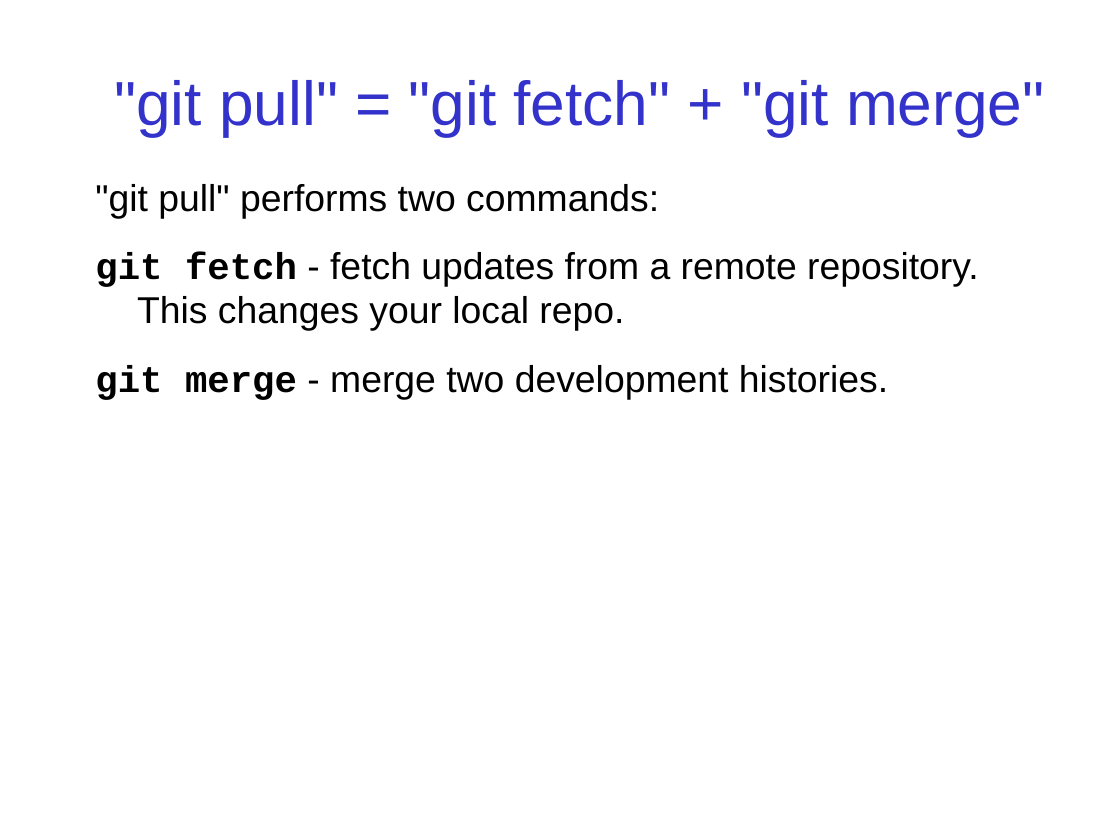
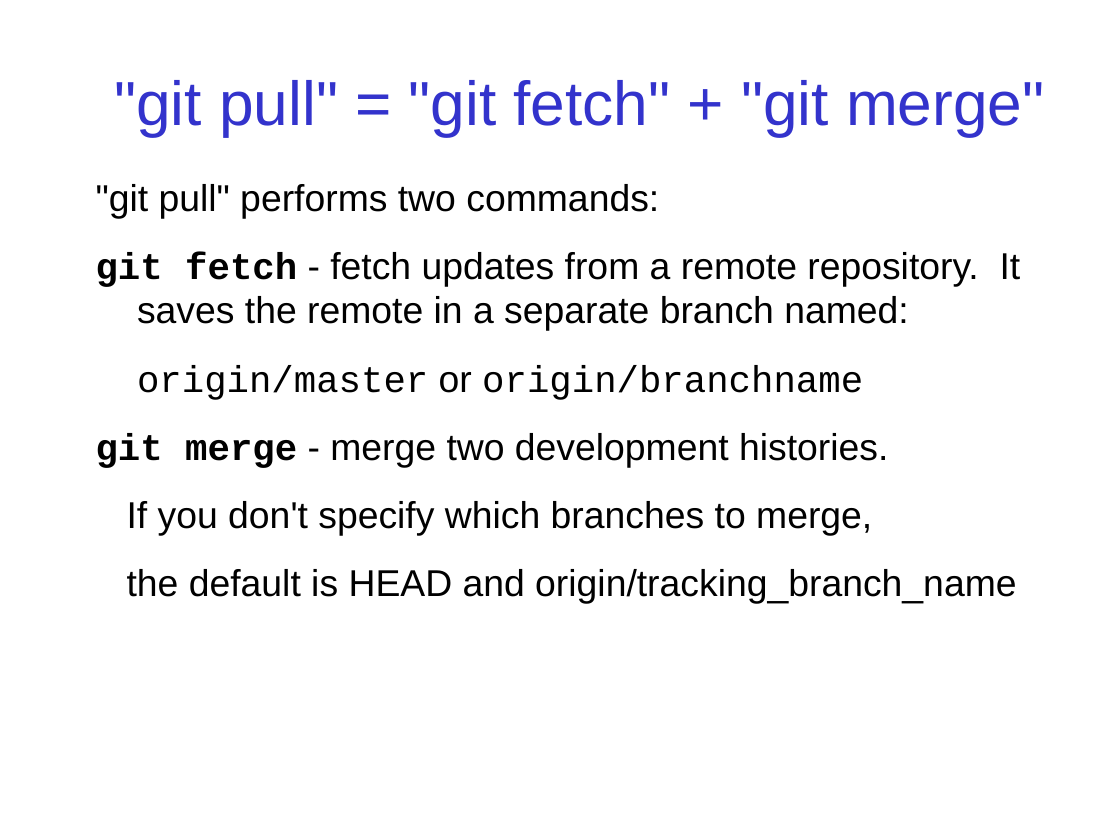
Before and after one commit to cpske/ISP, a slide deck: slide 14 of git/Merge-Practice.ppt (slide 13 before the commit). Drawn at 1120x840 pixels with LibreOffice and Linux fonts; fonts in the diff are those of the drawing. Boxes give left, top, right and bottom in pixels: in the first picture for what was removed or moved away, otherwise in the second. Text is boxed around its words. In the diff, an @@ line names an element or a change of style, - is before the commit and + after.

Commit message:
update slides on merge & pull requests, fix bad link

```diff
--- a/git/Merge-Practice.ppt
+++ b/git/Merge-Practice.ppt
@@ text at (96,252,1021,400): text changed @@
-git fetch - fetch updates from a remote repository. This changes your local repo.
+git fetch - fetch updates from a remote repository. It saves the remote in a separate branch named:
+origin/master or origin/branchname
@@ text at (127,501,1016,604): paragraphs added @@
+If you don't specify which branches to merge,
+the default is HEAD and origin/tracking_branch_name
```
Also in this commit, not shown: 2 other slides changed, 5 slides added, 5 other files.
